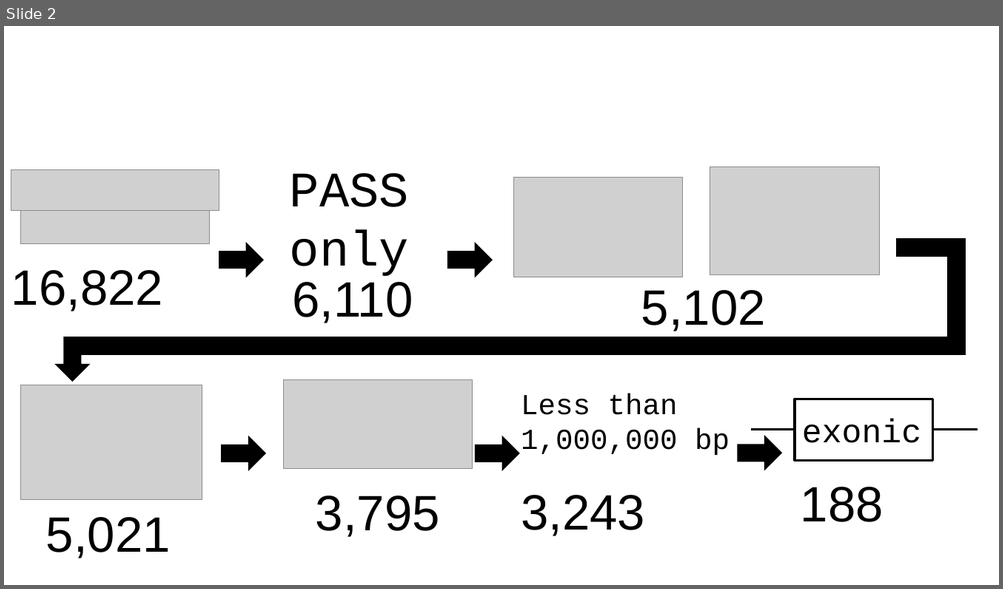
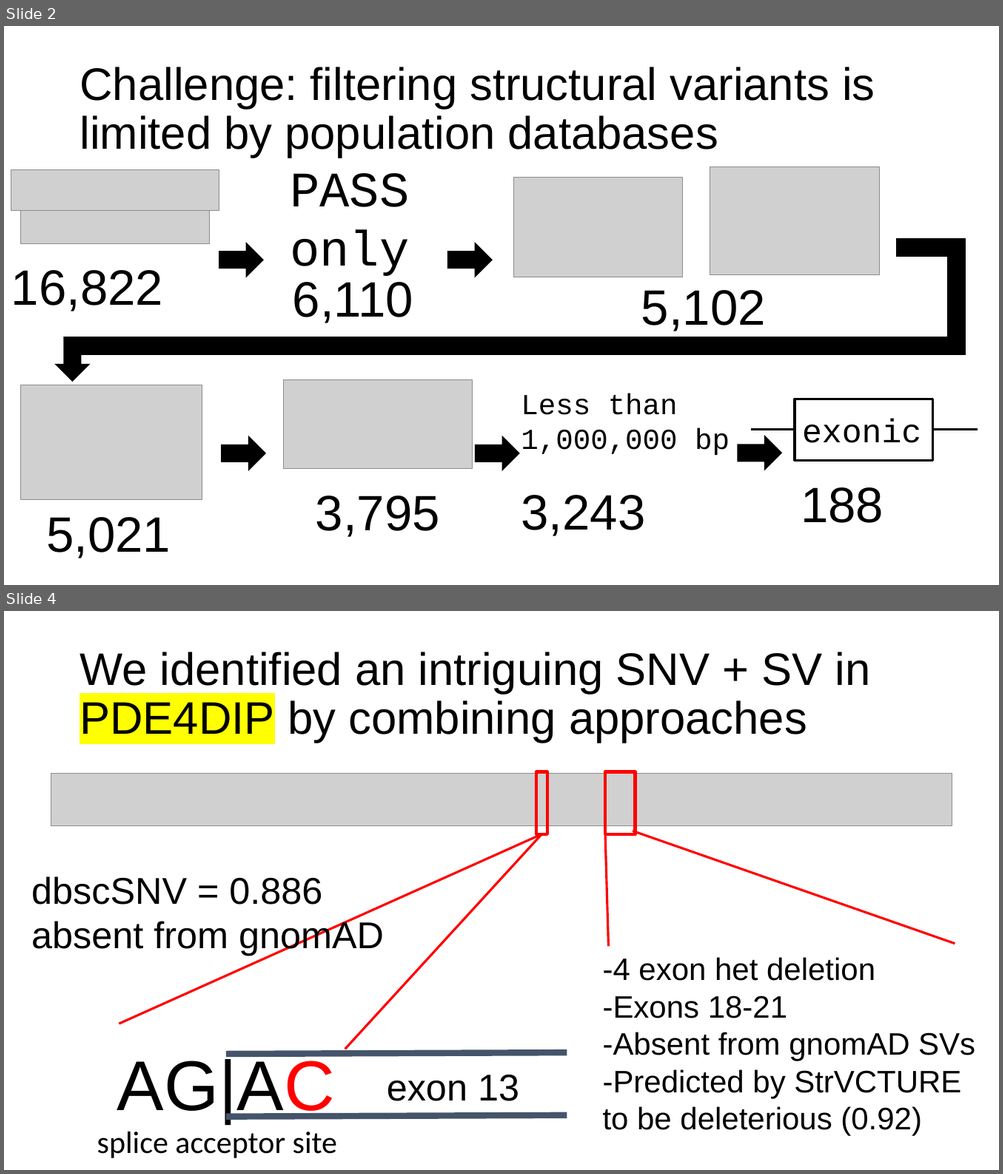
Before and after one commit to SVAI/Undiagnosed-1, a slide deck: Catch23/Hackathon Team Presentation.pptx. Shown one above the other, each under a label of ours: slide 2 before the commit, slides 2 and 4 after it; the slides between them are not shown. The pictures are 1003x589 and 1003x1174 pixels, drawn with LibreOffice and Linux fonts; fonts in the diff are those of the drawing; grey boxes stand for pictures. Boxes give left, top, right and bottom in pixels: in the first picture for what was removed or moved away, otherwise in the second. Text is boxed around its words. In the diff, an @@ line names an element or a change of style, - is before the commit and + after.

```diff
--- a/Catch23/Hackathon Team Presentation.pptx
+++ b/Catch23/Hackathon Team Presentation.pptx
@@ slide 4 added at (4, 611, 999, 1170), background #FFFFFF @@
@@ title added at (79, 652, 870, 743), 44 pt, text #000000 @@
+We identified an intriguing SNV + SV in PDE4DIP by combining approaches
@@ picture added at (51, 773, 951, 826) @@
@@ rectangle added at (536, 772, 547, 834), outline #FF0000 3 pt @@
@@ rectangle added at (606, 772, 635, 834), outline #FF0000 3 pt @@
@@ line added from (955, 944) to (632, 831), #FF0000 2.25 pt @@
@@ line added from (119, 1025) to (542, 834), #FF0000 2.25 pt @@
@@ line added from (345, 1050) to (542, 834), #FF0000 2.25 pt @@
@@ line added from (609, 947) to (606, 836), #FF0000 2.25 pt @@
@@ text added at (31, 877, 384, 956), 36 pt, text #000000 @@
+dbscSNV = 0.886
+absent from gnomAD
@@ text added at (603, 957, 975, 1136), 30 pt, text #000000 @@
+-4 exon het deletion
+-Exons 18-21
+-Absent from gnomAD SVs
+-Predicted by StrVCTURE to be deleterious (0.92)
@@ text added at (117, 1054, 336, 1123), 68 pt, text #000000 @@
+AG|AC
@@ line added from (225, 1054) to (566, 1053), #44546A 6 pt @@
@@ text added at (387, 1074, 519, 1102), 36 pt, text #000000 @@
+exon 13
@@ line added from (225, 1117) to (566, 1116), #44546A 6 pt @@
@@ text added at (97, 1132, 338, 1159), 30 pt, text #000000 @@
+splice acceptor site
@@ slide 2 changed as well @@
@@ title added at (79, 67, 874, 158), 44 pt, text #000000 @@
+Challenge: filtering structural variants is limited by population databases
```
Also in this commit, not shown: 4 other slides added, 2 slides removed, 1 other file.
